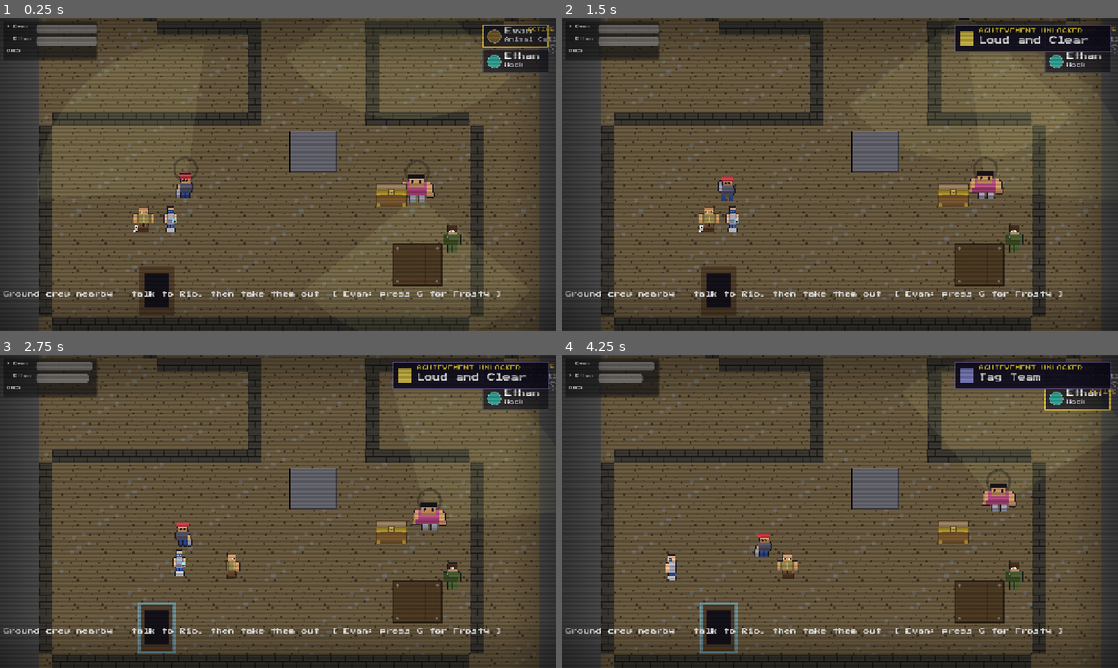
Above: before the commit, frames 1-4 (two rows, left to right).
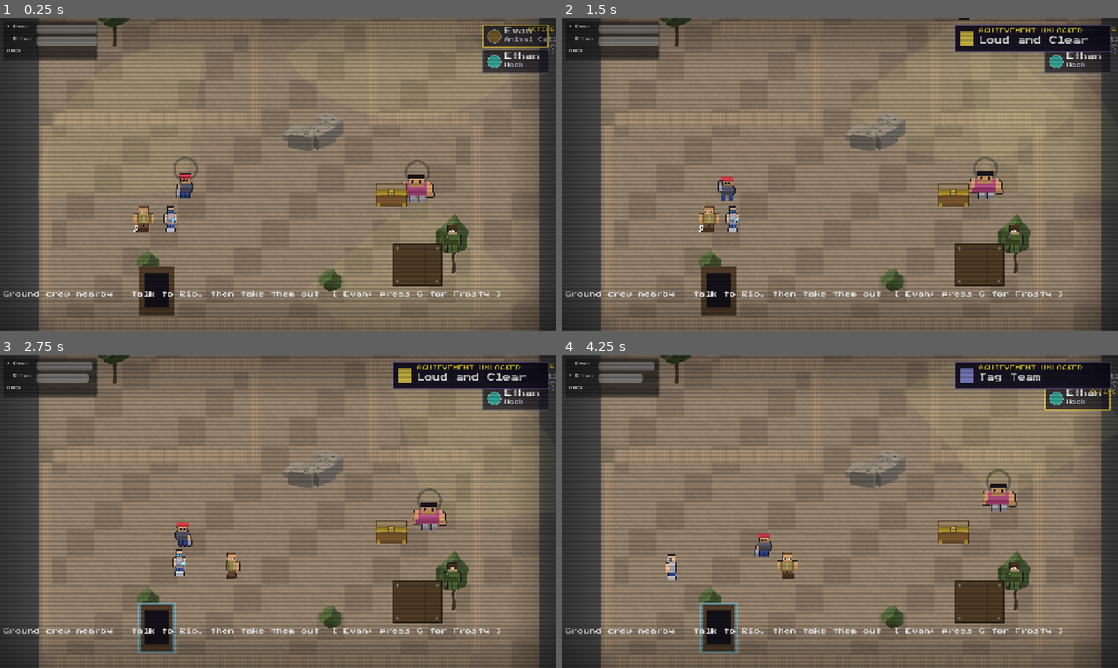
Above: after the commit, the same moments.

Repository: dougreichard/rpg_game
Game: Godot game, scene res://scenes/levels/TheDrop.tscn
The game is run twice, just before and just after one commit, with the same random seed, the same clock (stepped at 60 frames per second) and the same inputs. This scene is started directly instead of the project's main scene.
Inputs (mouse positions are in pixels of both pictures, inside the frame that each line leads up to):
- Up to frame 1 (0.25 s): no input
- Up to frame 2 (1.5 s): tap G (special) at 0.5, 1.25 s; move the mouse to (962, 158) at 0.52 s; hold D (move_right) 0.53-1.25 s; hold F (attack) 0.53-1.25 s; click (962, 158) at 0.67 s; tap Enter (ui_accept) at 0.77 s; drag from (728, 190) to (979, 187) at 1.27 s
- Up to frame 3 (2.75 s): tap G (special) at 2 s; move the mouse to (333, 442) at 2.02 s; hold D (move_right) from 2.03 s (still down); tap V (dash) at 2.1 s
- Up to frame 4 (4.25 s): release D (move_right) at 2.75 s; tap G (special) at 2.75, 3.5 s; drag from (812, 574) to (990, 524) at 2.77 s; move the mouse to (1006, 558) at 3.52 s; hold A (move_left) from 3.53 s (still down); tap Tab (swap) at 3.6 s; tap Enter (ui_accept) at 3.77 s

The runs differ from the first frame. In frame 1, 79% of the frame differs, in the area x 7-97%, y 0-100%; in frame 2, 78%; in frame 3, 78%; in frame 4, 78%.

Commit message:
The Drop: Synty dirt clearing + grove
Eleventh Phase 3 level. Dirt floor + wood fence; a grove of reused Synty
trees/bushes. Landing wreckage is the Synty rubble Evan clears; the chute
release stays PlaceholderArt.

Co-Authored-By: Claude Opus 4.8 <noreply@anthropic.com>

Diff:
--- a/scripts/levels/the_drop.gd
+++ b/scripts/levels/the_drop.gd
@@ -7,8 +7,21 @@
 const FLOOR_ACCENT_COLOR: Color = Color(0.58, 0.40, 0.30)
 const FLOOR_COLS: int = 18
 const FLOOR_ROWS: int = 17
-const FLOOR_TILE_PLAIN: Vector2i = Vector2i(0, 3)
-const FLOOR_TILE_ACCENT: Vector2i = Vector2i(1, 3)
+const FLOOR_TILE_PLAIN: Vector2i = Vector2i(0, 0)
+const FLOOR_TILE_ACCENT: Vector2i = Vector2i(1, 0)
+# Synty 2.5D drop zone (see docs/synty_2_5d_art_plan.md): dirt clearing + wood
+# fence; a grove of Synty trees/bushes. Landing wreckage = Synty rubble.
+const SYNTY_FLOOR: String = "res://assets/art/tiles/synty_floor_dirt.png"
+const SYNTY_WALL: String = "res://assets/art/tiles/synty_wall_wood.png"
+const LANDING_BILLBOARD: String = "res://assets/art/synty/props/rubble.png"
+# [name, x, y, on-screen height px] grove dressing.
+const DROP_PROPS: Array = [
+	["tree_01", 110, 210, 72],
+	["tree_pine", 470, 175, 78],
+	["tree_01", 500, 470, 68],
+	["bush_01", 150, 470, 26],
+	["bush_01", 360, 490, 26],
+]
 const FLOOR_ACCENT_PERIOD: int = 4
 
 const GRUNT_SCENE: PackedScene = preload("res://scenes/enemies/Grunt.tscn")
@@ -192,20 +205,32 @@
 # Corridor + Snag Grove layout (12 wall segments) needed zero changes here,
 # only more .tscn nodes.
 func _build_walls() -> void:
-	var wall_color: Color = FLOOR_BASE_COLOR.darkened(0.35)
+	var wall_tex: Texture2D = PlaceholderArt.make_synty_wall_tile(SYNTY_WALL)
 	for wall in $Walls.get_children():
 		if not wall is StaticBody2D:
 			continue
 		var shape: CollisionShape2D = wall.get_node("CollisionShape2D")
 		var rect: RectangleShape2D = shape.shape
 		var sprite := Sprite2D.new()
-		sprite.texture = PlaceholderArt.make_wall_texture(wall_color, int(rect.size.x), int(rect.size.y))
+		sprite.texture = wall_tex
+		sprite.texture_repeat = CanvasItem.TEXTURE_REPEAT_ENABLED
+		sprite.region_enabled = true
+		sprite.region_rect = Rect2(0.0, 0.0, rect.size.x, rect.size.y)
 		wall.add_child(sprite)
+
+func _apply_synty_billboard(spr: Sprite2D, path: String, target_h: float) -> bool:
+	if not ResourceLoader.exists(path):
+		return false
+	var tex: Texture2D = load(path)
+	spr.texture = tex
+	spr.offset = Vector2(0.0, -tex.get_height() / 2.0)
+	spr.scale = Vector2.ONE * (target_h / float(tex.get_height()))
+	return true
 
 func _build_floor() -> void:
 	var tile_map := TileMap.new()
 	tile_map.name = "Floor"
-	tile_map.tile_set = PlaceholderArt.make_hb_tileset()
+	tile_map.tile_set = PlaceholderArt.make_synty_floor_tileset(SYNTY_FLOOR)
 	add_child(tile_map)
 	move_child(tile_map, 0)
 	tile_map.position = Vector2(CAMERA_LIMIT_LEFT, CAMERA_LIMIT_TOP)
@@ -222,9 +247,16 @@
 
 func _create_landing() -> void:
 	_landing_sprite = Sprite2D.new()
-	_landing_sprite.texture = PlaceholderArt.make_gate_texture(Color(0.4, 0.4, 0.44), 56, 48)
+	if not _apply_synty_billboard(_landing_sprite, LANDING_BILLBOARD, 46.0):
+		_landing_sprite.texture = PlaceholderArt.make_gate_texture(Color(0.4, 0.4, 0.44), 56, 48)
 	_landing_sprite.position = LANDING_POS
 	add_child(_landing_sprite)
+	# Grove dressing (reused Synty tree/bush billboards).
+	for p: Array in DROP_PROPS:
+		var spr := Sprite2D.new()
+		if _apply_synty_billboard(spr, "res://assets/art/synty/props/%s.png" % p[0], float(p[3])):
+			spr.position = Vector2(float(p[1]), float(p[2]))
+			add_child(spr)
 
 func _create_loot_boxes() -> void:
 	var foot_box = LootBoxScript.new()
